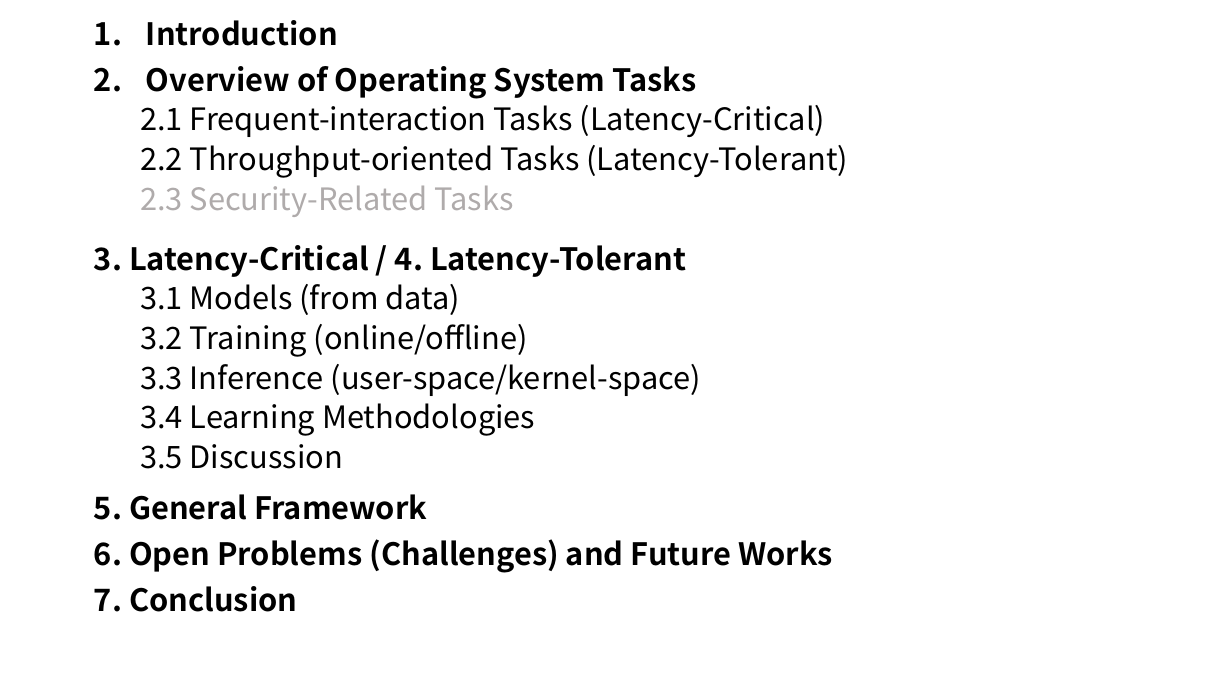
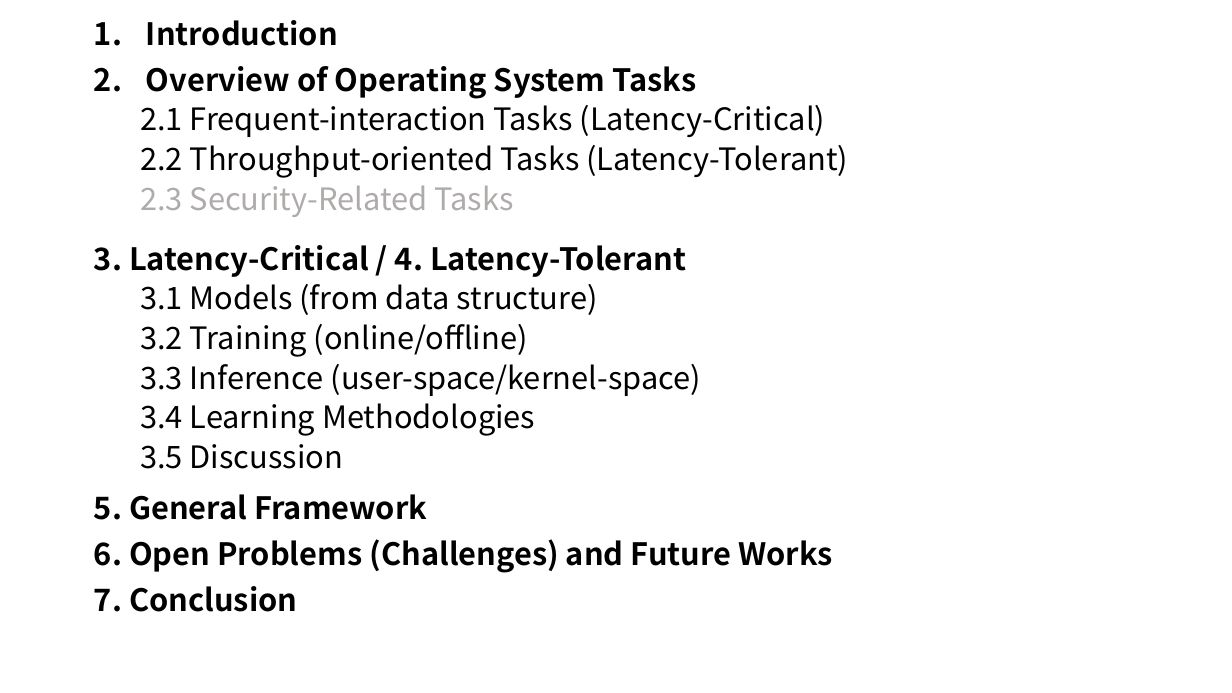
Before and after one commit to LiuYingying0104/AIOS, a slide deck: slide 1 of Papers/ML Apply in OS/updates.pptx. Drawn at 1232x693 pixels with LibreOffice and Linux fonts; fonts in the diff are those of the drawing. Boxes give left, top, right and bottom in pixels: in the first picture for what was removed or moved away, otherwise in the second. Text is boxed around its words. In the diff, an @@ line names an element or a change of style, - is before the commit and + after.

```diff
--- a/Papers/ML Apply in OS/updates.pptx
+++ b/Papers/ML Apply in OS/updates.pptx
@@ text at (x1=140, y1=284, x2=598, y2=315): text changed @@
-  3.1 Models (from data)
+  3.1 Models (from data structure)
```
Also in this commit, not shown: 2 slides added, 1 slide removed, 15 other files.
